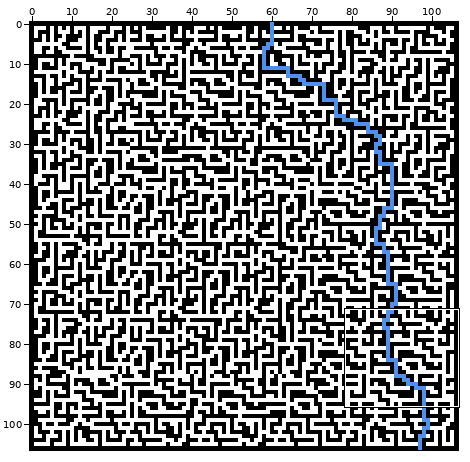
File history of a sprite sheet, mazes/maze17Solved ShortestRoute.png. The first picture is a wide view before the edit; the outline marks the close-up.
Close-up. Before the edit:
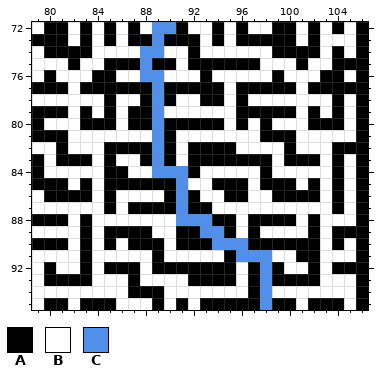
The file is 107x107 pixels. Shown: x 79..106, y 72..95.
Palette (. is transparent): A #000000  B #ffffff  C #518fed
Pixels before, first column x 79:
72 BAABABABABCCABBABABBAABABABA
73 AAABABABAACAAABABAAAAABABBBA
74 BAAAABBBBCCBBABBBBBBAAAABABA
75 BBBABBAAACAABAAAAAABBBABBAAA
76 BABBBAABBCCBBBABBBBBABBBAABA
77 AAABAAAAAACAAAAABAAAAABAAAAA
78 BBBBBBABBACABBAABABBBBBBBABA
79 AAABABABAACBBBBBBAAAAABABABA
80 ABBBAAABAACAAAAABABABBBAAABA
81 AAABBBBBBBCABBBBBBBAAABBBBBA
82 BBABBBAAAACABAAAABBBBABBBAAA
83 ABAAABABBACABAAAAAAABAAABABA
84 ABBBBBAABBCCCABBBBBABBBBBABA
85 AAABABAAAAAACBBAAABAAABABABA
86 BAAAABABBBBACABBAABBAAAABABA
87 BBBBBBABAAAACAABBBBBBBBBBABA
88 AAABABBBBBBBCCCAABAAAABABBBA
89 BBBBABAAAABBAACCABABBBBABAAA
90 AAABABABAAABAAACCCAAAAAABABA
91 BBBBABBBBBABBBBBACCCBBAABBBA
92 BABBABAAABAAAAAAABACABBABAAA
93 BAAAABBBABBBBAAAABACAAAABBBA
94 BBBBBBBBAAABBBBBBBACBBBBBBBA
95 BAABAAABBBABABAAAAACAABAAABA
New version:
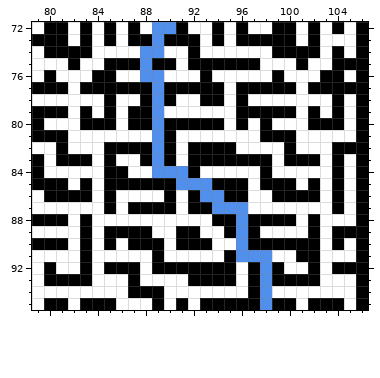
Edits made:
Colour C becomes colour B in rows 86 to 87 at x 91; in row 88 at x 91 to 93; in row 89 at x 93 to 94; in row 90 at x 94 to 95.
Colour B becomes colour C in row 85 at x 92 to 93; in row 86 at x 93 to 94; in row 87 at x 94 to 96; in rows 88 to 89 at x 96.
Boxes around the changes in both close-ups, in picture pixels (x1, y1, x2, y2):
changed: (176, 178, 248, 250)
